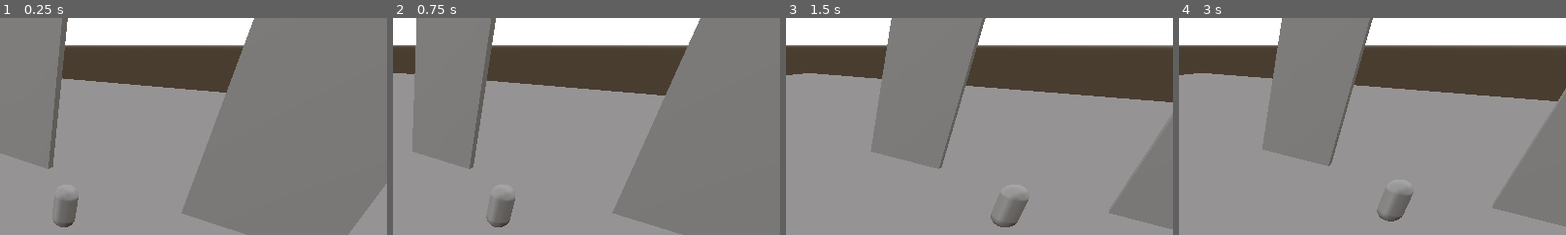
Above: before the commit, frames 1-4 (left to right).
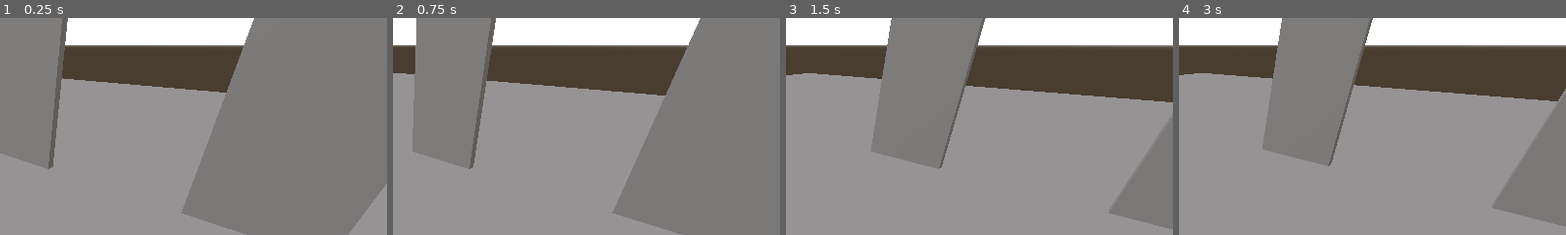
Above: after the commit, the same moments.

Repository: PizzaMolotovGames/AGuysAdventure
Game: Godot game, scene res://world/mainScene.tscn
The game is run twice, just before and just after one commit, with the same random seed, the same clock (stepped at 60 frames per second) and the same inputs.
Inputs (mouse positions are % of the whole screen's width and height, from its top left):
- Up to frame 1 (0.25 s): no input
- Up to frame 2 (0.75 s): tap Enter at 0.5 s; move the mouse to (72, 45) at 0.52 s; hold A (press_A) from 0.53 s (still down)
- Up to frame 3 (1.5 s): move the mouse to (30, 55) at 1.27 s; release A (press_A) at 1.28 s; tap D (press_D) at 1.35 s
- Up to frame 4 (3 s): tap Space (press_SPACE) at 2 s; move the mouse to (60, 28) at 2.02 s; tap E (press_E) at 2.1 s; tap Enter at 2.75 s; move the mouse to (45, 70) at 2.77 s; tap S (press_S) at 2.85 s
The pictures show only the part of the screen within x 50-100%, y 6-56%; the shares and areas given below are measured in that part.

The runs differ from the first frame. In frame 1, 0.6% of the frame differs, in the area x 13-21%, y 82-97%; in frame 2, 0.6%; in frame 3, 0.6%, in the area x 52-63%, y 83-97%; in frame 4, 0.6%.

Commit message:
NPC setup Module Update
-Small tweaks to the code;
-Added interaction component.

Diff:
--- a/aguysadventure/npcs/npcSetupScene.tscn
+++ b/aguysadventure/npcs/npcSetupScene.tscn
@@ -1,6 +1,7 @@
-[gd_scene load_steps=3 format=3 uid="uid://bs7fmce8tbvjk"]
+[gd_scene load_steps=4 format=3 uid="uid://bs7fmce8tbvjk"]
 
 [ext_resource type="Script" uid="uid://by208cyuii5to" path="res://npcs/scripts/npc_setup_scene.gd" id="1_pmstn"]
+[ext_resource type="PackedScene" uid="uid://b3s177h61nm0a" path="res://world/worldObjects/technicalObjects/interaction_component.tscn" id="2_sqgc8"]
 
 [sub_resource type="CapsuleShape3D" id="CapsuleShape3D_6fb21"]
 
@@ -11,3 +12,7 @@
 
 [node name="CollisionShape3D" type="CollisionShape3D" parent="HitBox"]
 shape = SubResource("CapsuleShape3D_6fb21")
+
+[node name="Model" type="MeshInstance3D" parent="."]
+
+[node name="interactionComponent" parent="." instance=ExtResource("2_sqgc8")]
--- a/aguysadventure/npcs/scripts/npc_setup_scene.gd
+++ b/aguysadventure/npcs/scripts/npc_setup_scene.gd
@@ -6,8 +6,12 @@
 func _ready() -> void:
 	var hitboxShape = $HitBox/CollisionShape3D
 
+	var interactionComponent: Node3D = $interactionComponent
+
 	if hitboxHeight >= 1:
 		hitboxShape.shape.height = hitboxHeight
 
 	if hitboxRadius >= 0.5:
 		hitboxShape.shape.radius = hitboxRadius
+
+	interactionComponent.transform.origin.y = hitboxHeight / 2 + 0.3
--- a/aguysadventure/world/mainScene.tscn
+++ b/aguysadventure/world/mainScene.tscn
@@ -1,8 +1,7 @@
-[gd_scene load_steps=8 format=3 uid="uid://c7l25m0476ysy"]
+[gd_scene load_steps=7 format=3 uid="uid://c7l25m0476ysy"]
 
 [ext_resource type="PackedScene" uid="uid://dne1ybnw62dt3" path="res://player/player.tscn" id="1_xrfhj"]
 [ext_resource type="PackedScene" uid="uid://cuh84jthihfb8" path="res://world/map/test_level.tscn" id="2_vbium"]
-[ext_resource type="PackedScene" uid="uid://d20j67rjdypo0" path="res://npcs/test_npc.tscn" id="3_axvt4"]
 
 [sub_resource type="ProceduralSkyMaterial" id="ProceduralSkyMaterial_vbium"]
 sky_curve = 0.0588439
@@ -39,6 +38,3 @@
 camera_attributes = SubResource("CameraAttributesPractical_vbium")
 
 [node name="TestLevel" parent="." instance=ExtResource("2_vbium")]
-
-[node name="TestNPC" parent="." instance=ExtResource("3_axvt4")]
-transform = Transform3D(1, 0, 0, 0, 1, 0, 0, 0, 1, -2, 1, -6)
